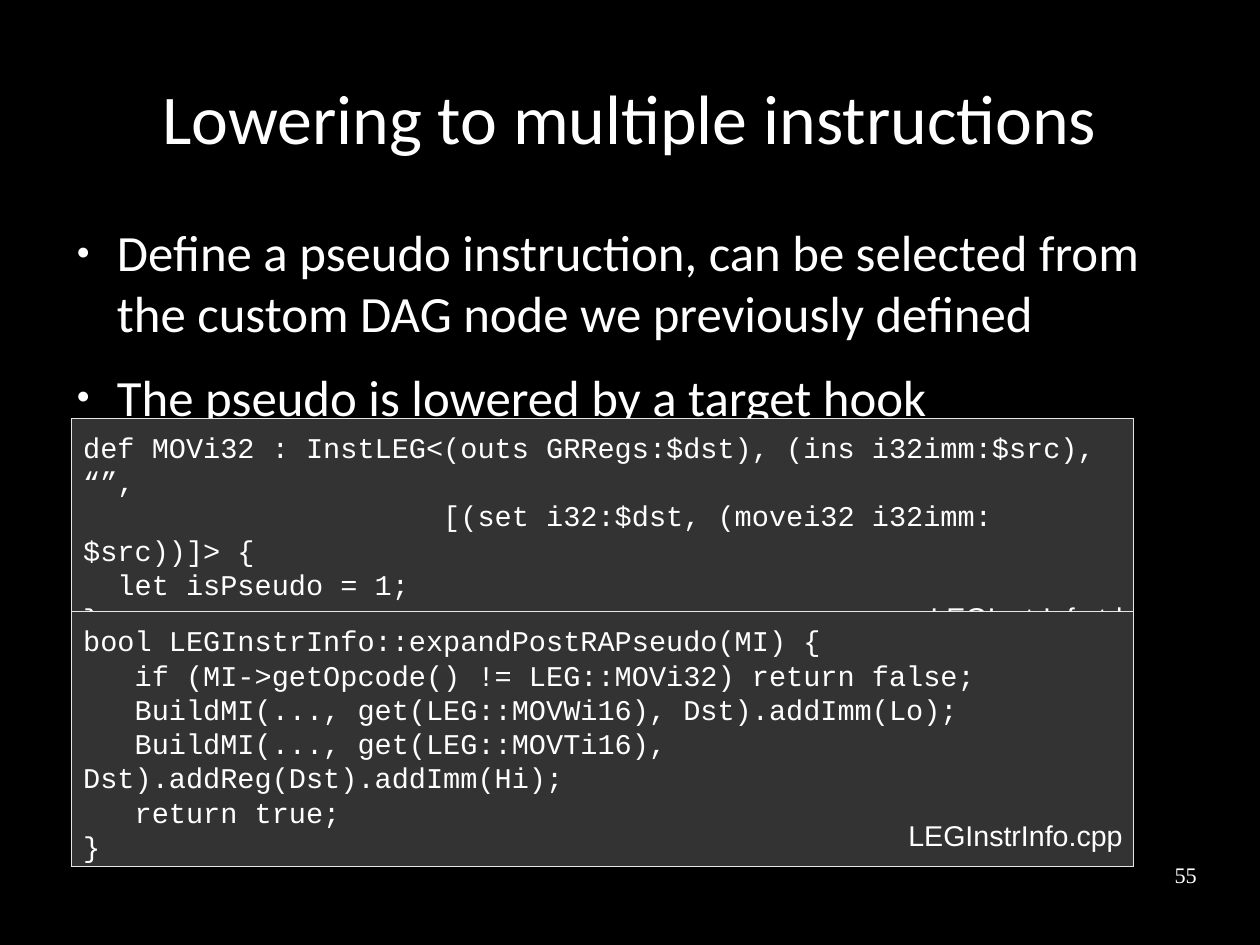
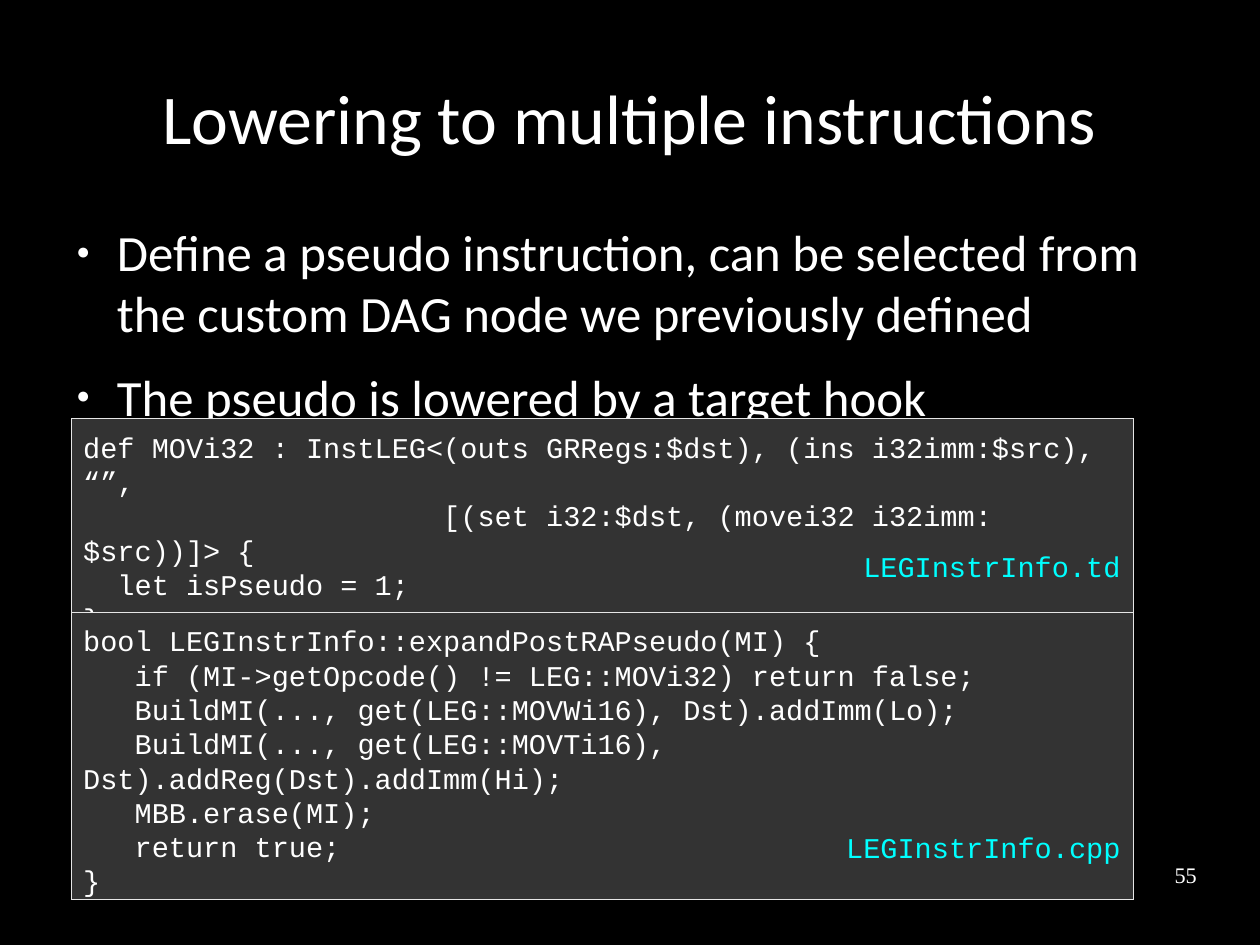
Before and after one commit to frasercrmck/llvm-leg, a slide deck: slide 55 of docs/Codeplay/Slides.odp. Drawn at 1260x945 pixels with LibreOffice and Linux fonts; fonts in the diff are those of the drawing. Boxes give left, top, right and bottom in pixels: in the first picture for what was removed or moved away, otherwise in the second. Text is boxed around its words. In the diff, an @@ line names an element or a change of style, - is before the commit and + after.

Commit message:
Fixing code text box / file name layout.

```diff
--- a/docs/Codeplay/Slides.odp
+++ b/docs/Codeplay/Slides.odp
@@ text "LEGInstrInfo.td" at [863, 557, 1120, 578]: font Arial to Courier New, text colour #FFFFFF to #00FFFF @@
@@ text "LEGInstrInfo.td": place and size @@
-text "LEGInstrInfo.td" at [931, 607, 1123, 612]
+text "LEGInstrInfo.td" at [863, 557, 1120, 578]
@@ rectangle "bool LEGInstrInfo::expandPostRAPseudo(MI) {": place and size @@
-rectangle "bool LEGInstrInfo::expandPostRAPseudo(MI) {" at [72, 612, 1134, 867]
+rectangle "bool LEGInstrInfo::expandPostRAPseudo(MI) {" at [72, 612, 1134, 900]
@@ text in rectangle at [135, 803, 375, 829]: paragraph added @@
+MBB.erase(MI);
@@ text "LEGInstrInfo.cpp": place and size @@
-text "LEGInstrInfo.cpp" at [908, 825, 1122, 852]
+text "LEGInstrInfo.cpp" at [846, 838, 1120, 864]
@@ text "LEGInstrInfo.cpp" at [846, 838, 1120, 864]: font Arial to Courier New, text colour #FFFFFF to #00FFFF @@
```
Also in this commit, not shown: 12 other slides changed.
